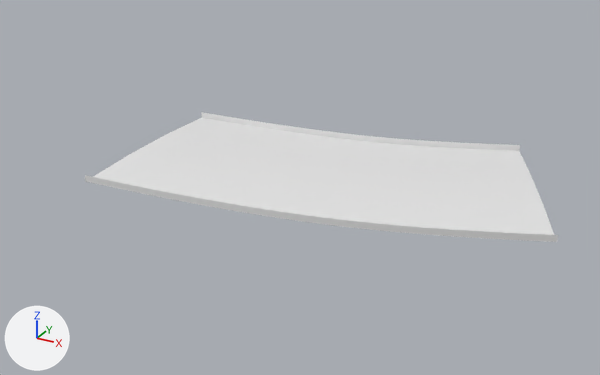
Renders of the glTF model public/assets/gen4/models/track-30.glb from each side of a commit.
Camera for both pictures: a 50 mm lens placed at (391.1, -447.9, 50.5), pointed at (335.6, -347.1, 0.1). Arrows for +X, +Y and +Z are at lower left; the lights stay in place. The older version comes first. Vertices at exactly the same position are counted once.

The scene before the commit, as lines of its bpy script (objects in view):
```python
me_track_30 = bpy.data.meshes.new('track-30')
me_track_30.from_pydata(...)  # 819 vertices, 1488 faces; spans x 306.8..374.3, y -363.8..-319.6, z 1.6..2.8
ob_track_30 = bpy.data.objects.new('track-30', me_track_30)
ob_track_30.location = (0.0, 0.0, 0.0)
```
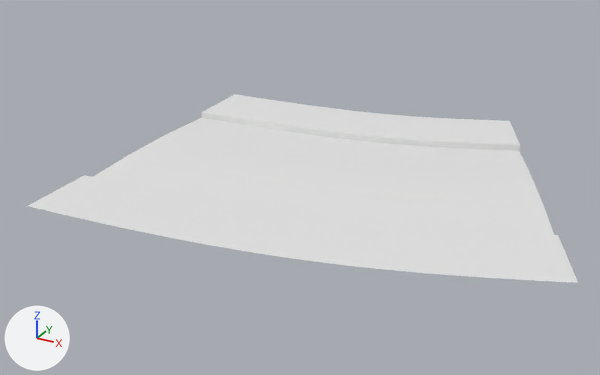
What the commit changed:
me_track_30 is used by ob_track_30; location (0.0, 0.0, 0.0).
me_track_30 had 819 vertices, 1488 faces and spanned x 306.8..374.3, y -363.8..-319.6, z 1.6..2.8.
me_track_30 now has 945 vertices, 1736 faces and spans x 306.2..379.1, y -375.8..-308.6, z 1.6..2.8.
Part 1, on me_track_30:
58 vertices are added at x 306.2..356.5, y -319.4..-308.6, z 2.6..2.8.
5 new vertices lie (0.7, 0.2, 0.0) away from vertices in x 336.0..346.0, y -316.0..-312.9, z 2.6.
124 new faces join them.
Part 2, on me_track_30:
63 vertices are added at x 309.1..379.1, y -375.8..-360.3, z 2.6..2.8.
124 new faces join them.

Boxes [x1, y1, x2, y2] around the edits, measured in the pictures (600 x 375 px):
'track-30', reshaped (16% wider, 45% taller)
    before: [85, 112, 558, 242]
    after: [28, 94, 578, 283]
part 1 of me_track_30, added
    after: [203, 94, 520, 145]
part 2 of me_track_30, added
    after: [28, 175, 578, 283]
